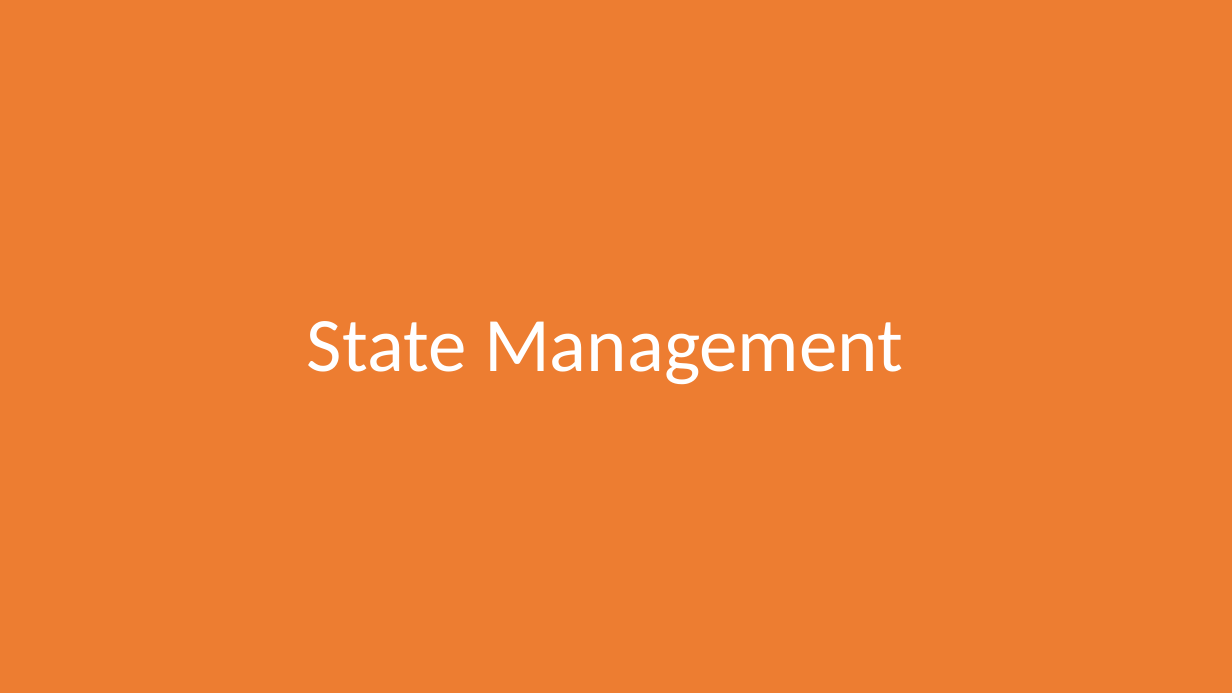
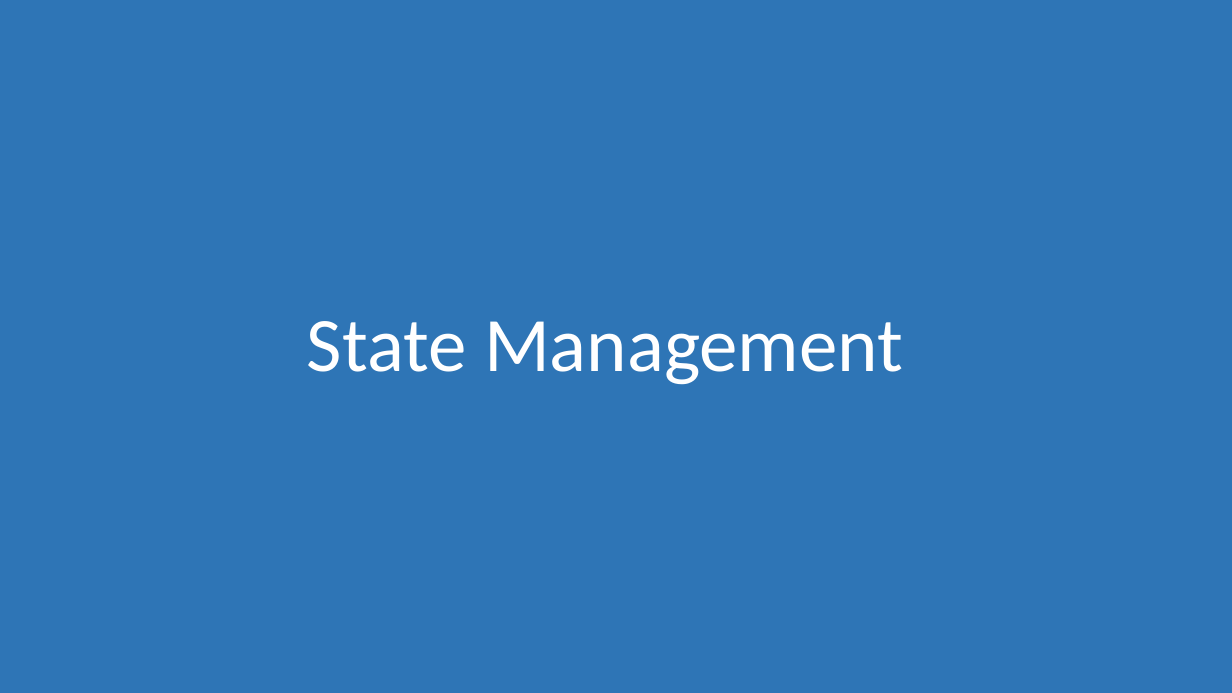
Before and after one commit to morkkis/PWD, a slide deck: slide 6 of presentations/chapter-4/Practical Web Dev.pptx (slide 7 before the commit). Drawn at 1232x693 pixels with LibreOffice and Linux fonts; fonts in the diff are those of the drawing. Boxes give left, top, right and bottom in pixels: in the first picture for what was removed or moved away, otherwise in the second. Text is boxed around its words. In the diff, an @@ line names an element or a change of style, - is before the commit and + after.

Commit message:
Add state-management & single source of truth

```diff
--- a/presentations/chapter-4/Practical Web Dev.pptx
+++ b/presentations/chapter-4/Practical Web Dev.pptx
@@ rectangle at bbox=[0, 0, 1232, 693]: fill #ED7D31 to #2E75B6 @@
```
Also in this commit, not shown: 1 slide removed, 2 other files.
